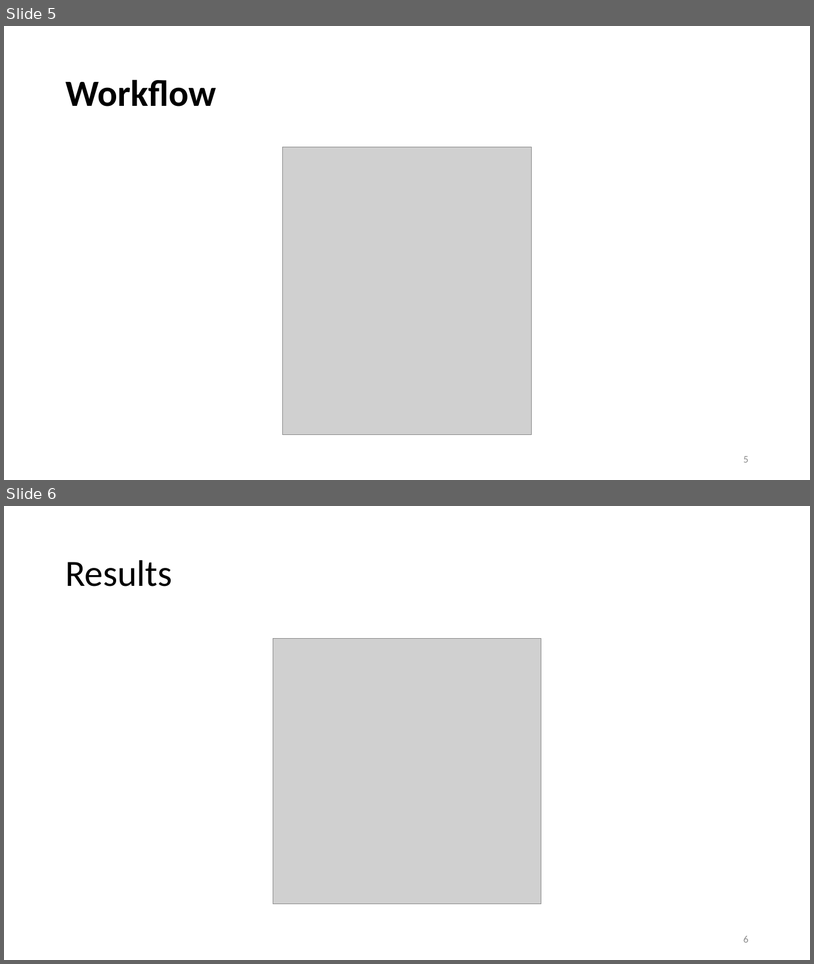
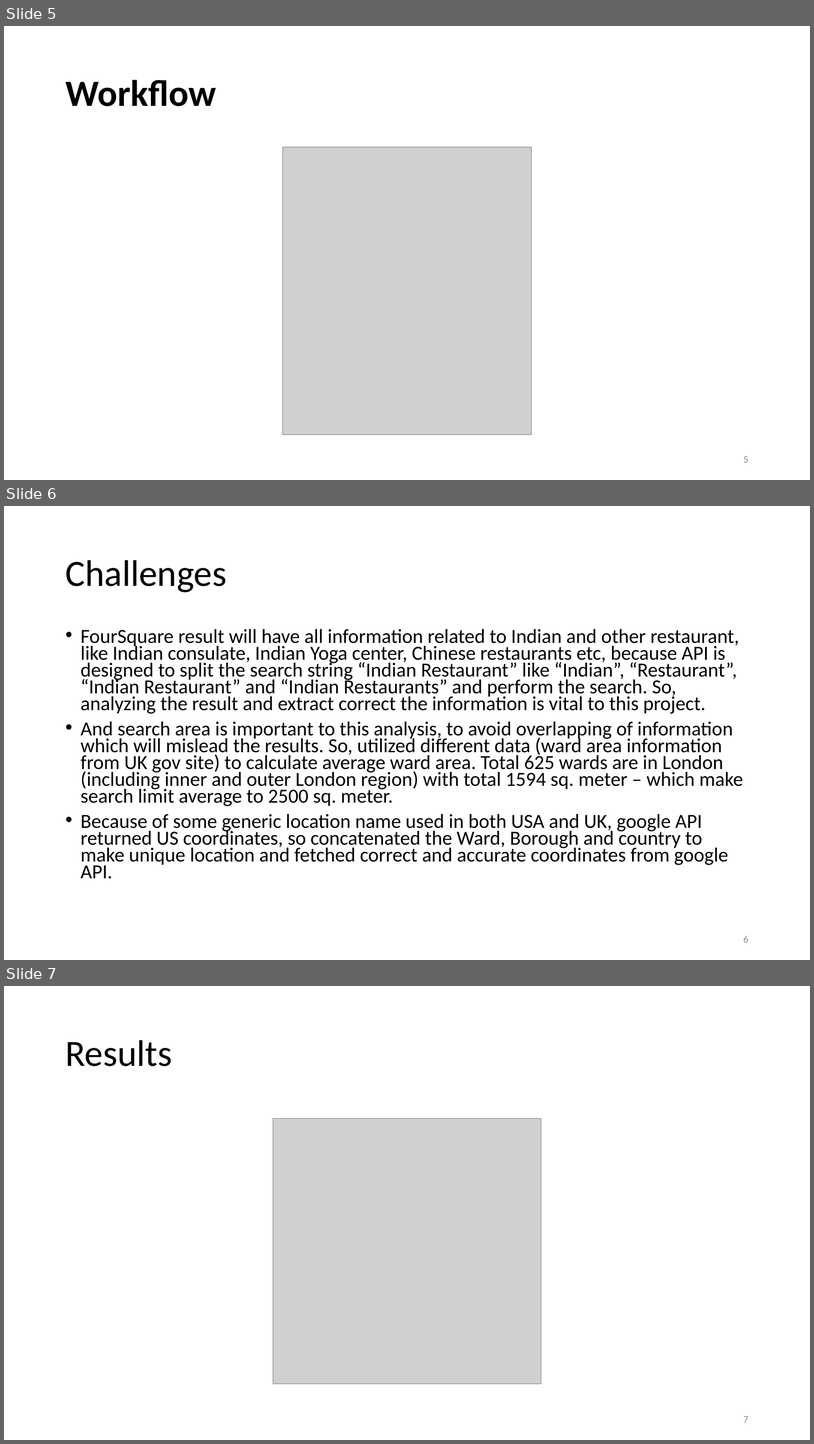
Before and after one commit to Dhina78/Coursera_Capstone, a slide deck: Capstone_DataScience_Dhinakaran.pptx. Shown one above the other, each under a label of ours: slides 5 and 6 before the commit, slides 5, 6 and 7 after it. The pictures are 814x964 and 814x1444 pixels, drawn with LibreOffice and Linux fonts; fonts in the diff are those of the drawing; grey boxes stand for pictures. Boxes give left, top, right and bottom in pixels: in the first picture for what was removed or moved away, otherwise in the second. Text is boxed around its words. In the diff, an @@ line names an element or a change of style, - is before the commit and + after.

```diff
--- a/Capstone_DataScience_Dhinakaran.pptx
+++ b/Capstone_DataScience_Dhinakaran.pptx
@@ slide 6 added at [4, 506, 810, 960], background #FFFFFF @@
@@ title added at [65, 560, 227, 592], 44 pt, text #000000 @@
+Challenges
@@ text added at [81, 629, 743, 879], 23.8 pt, text #000000 @@
+• FourSquare result will have all information related to Indian and other restaurant, like Indian consulate, Indian Yoga center, Chinese restaurants etc, because API is designed to split the search string “Indian Restaurant” like “Indian”, “Restaurant”, “Indian Restaurant” and “Indian Restaurants” and perform the search. So, analyzing the result and extract correct the information is vital to this project.
+• And search area is important to this analysis, to avoid overlapping of information which will mislead the results. So, utilized different data (ward area information from UK gov site) to calculate average ward area. Total 625 wards are in London (including inner and outer London region) with total 1594 sq. meter – which make search limit average to 2500 sq. meter.
+• Because of some generic location name used in both USA and UK, google API returned US coordinates, so concatenated the Ward, Borough and country to make unique location and fetched correct and accurate coordinates from google API.
@@ page number added at [744, 936, 749, 942], 12 pt, text #8C8C8C @@
+6
@@ what was slide 6 is now slide 7 @@
@@ page number at [744, 1416, 749, 1422]: text changed @@
-6
+7
```
Also in this commit, not shown: 1 slide changed.
